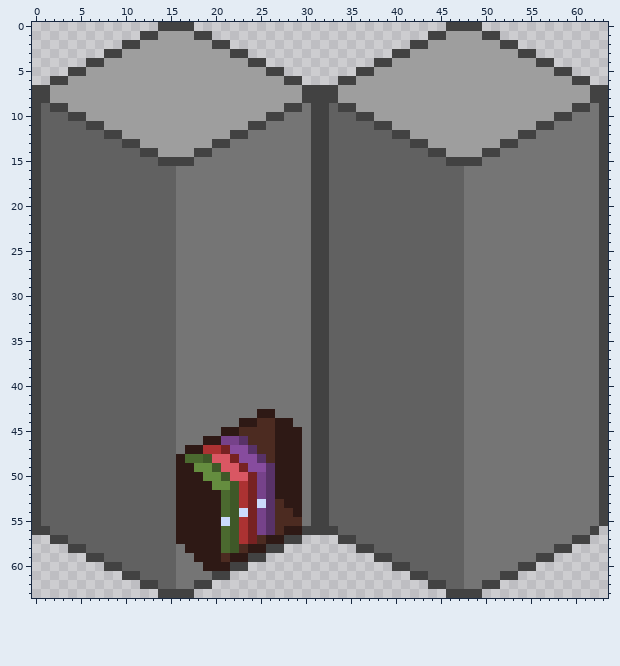
Pixel-art file, stored at bookshelf-sprite.aseprite. Above: the version before the commit.
64x64 pixels, 1 frame.
The same view after the edit:
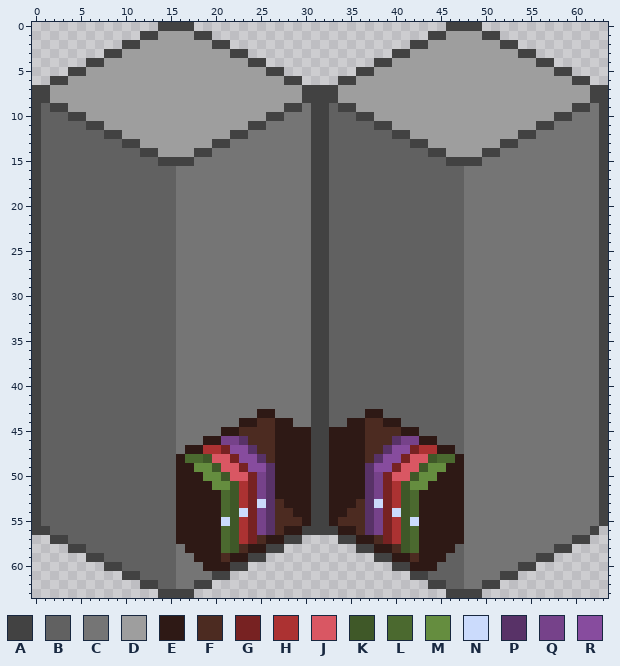
Palette (. is transparent): A #424242  B #616161  C #757575  D #9e9e9e  E #2e1915  F #4c2b21  G #772222  H #ac3232  J #d95763  K #3f5828  L #4b692f  M #658d3f  N #cbdbfc  P #583267  Q #76428a  R #874c9e
The commit says: back view
Diff:
Layer "Layer 2":
y 43: x 37..38 BB -> EE
y 44: x 35..40 BBBBBB -> EEFFEE
y 45: x 30 C -> E; x 33..42 BBBBBBBBBB -> EEEEFFFFEE
y 46: x 30 C -> E; x 33..44 BBBBBBBBBBBB -> EEEEFFFPQQEE
y 47: x 30 C -> E; x 33..46 BBBBBBBBBBBBBB -> EEEEFFPRRGHHEE
y 48: x 30 C -> E; x 33..47 BBBBBBBBBBBBBBB -> EEEEFPRRGJJKLLE
y 49: x 30 C -> E; x 33..47 BBBBBBBBBBBBBBB -> EEEEPRRGJJKMMEE
y 50: x 30 C -> E; x 33..47 BBBBBBBBBBBBBBB -> EEEEPQGJJKMMEEE
y 51: x 30 C -> E; x 33..47 BBBBBBBBBBBBBBB -> EEEEPQGHKMMEEEE
y 52: x 30 C -> E; x 33..47 BBBBBBBBBBBBBBB -> EEEEPQGHKLEEEEE
y 53: x 30 C -> E; x 33..47 BBBBBBBBBBBBBBB -> EEEFPNGHKLEEEEE
y 54: x 30 C -> E; x 33..47 BBBBBBBBBBBBBBB -> EEFFPQGNKLEEEEE
y 55: x 30 C -> E; x 33..47 BBBBBBBBBBBBBBB -> EFFFPQGHKNEEEEE
y 56: x 34..47 BBBBBBBBBBBBBB -> EEFPQGHKLEEEEE
y 57: x 36..47 BBBBBBBBBBBB -> EEFGHKLEEEEE
y 58: x 38..46 BBBBBBBBB -> EEFKLEEEE
y 59: x 40..45 BBBBBB -> EEFEEE
y 60: x 42..44 BBB -> EEE
Changed places in both pictures, as pixel boxes (x1, y1, x2, y2):
changed: (302, 409, 464, 571)
